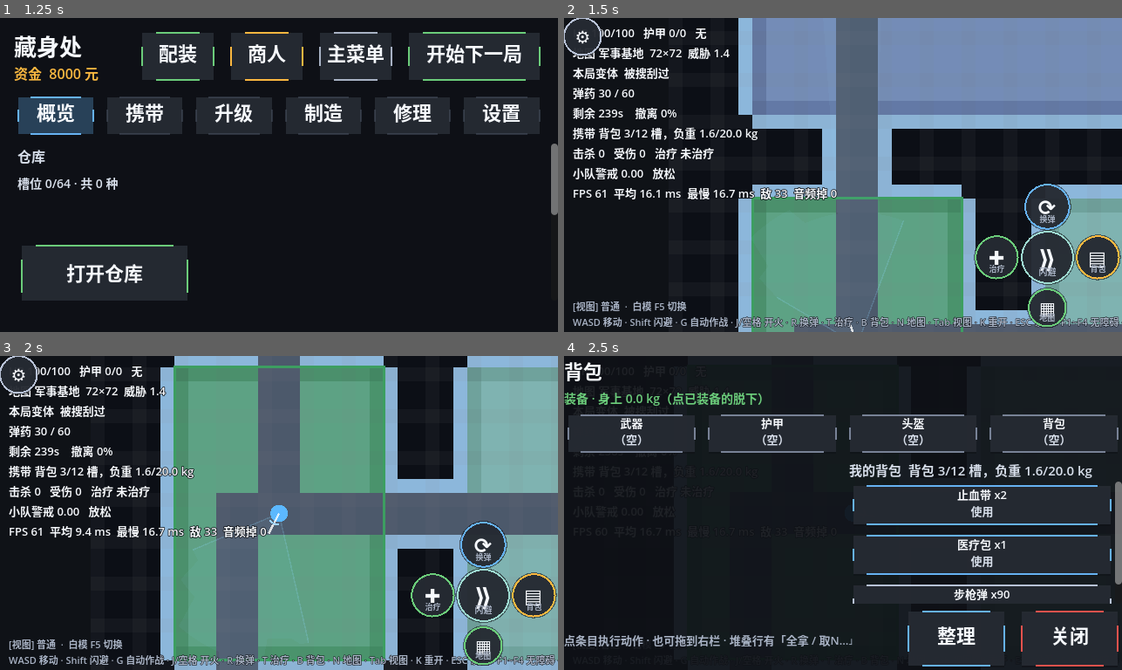
Above: before the commit, frames 1-4 (two rows, left to right).
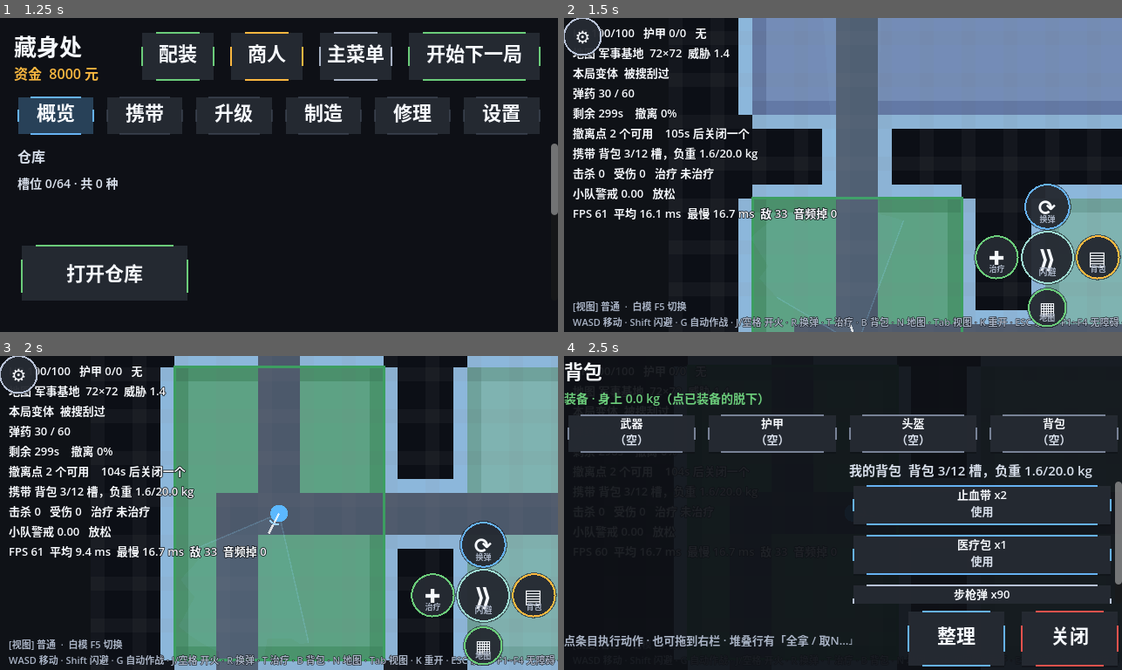
Above: after the commit, the same moments.

Repository: gungnior/SDCgame
Game: Godot game, scene res://view/main_menu.tscn
Same seed, same stepped clock (60 frames per second), same inputs: the game is played once before the commit and once after it.
Inputs (mouse positions are in pixels of both pictures, inside the frame that each line leads up to):
- Up to frame 1 (1.25 s): tap Enter at 0.5 s; drag from (279, 140) to (334, 105) at 0.52 s
- Up to frame 2 (1.5 s): tap Space at 1.25 s; drag from (742, 55) to (815, 237) at 1.27 s
- Up to frame 3 (2 s): no input
- Up to frame 4 (2.5 s): move the mouse to (1049, 544) at 2.02 s; hold D (move_right) from 2.03 s (still down); tap B at 2.1 s; click (1049, 544) at 2.17 s

Frame 1 is identical in both runs. In frame 2, 3.9% of the frame differs, in the area x 1-50%, y 29-65%; in frame 3, 4.0%, in the area x 1-48%, y 29-65%; in frame 4, less than 0.1%.

Commit message:
feat(playability): 时间压力真正生效 —— 地图级时限 + 撤离点分批关闭
可玩性四步之 Step1。门 1 硬证据：一局固定 300s 且**三张图不分大小**
（森林 56² vs 军事基地 72²），实测跑刀 17.6 秒就能撤离、0 击杀、满血
—— 于是「多摸一个箱子还是见好就收」这个品类灵魂抉择**根本没发生过**。

- data/maps.json + MapThemeDef：新增 raid_seconds（森林 180 / 城区 240 /
  军事基地 300）。城区 240 = 原硬编码基线，小图收紧、大图放宽。
  ⚠️ clone() 必须同步（局内变体走 clone，漏了就是「改了没生效」的静默坑）
- RaidSession.start()：seconds <= 0 回退 DEFAULT_RAID_SECONDS。
  ⚠️ 别小看这行 —— 地图没配时限时把 0 灌进 time_left 会「开局即判超时死亡」
- ⭐ 撤离点分批关闭：load_map 时按**离出生点由近到远**排序，前 N-1 个依次
  在 35% / 55% / 75% 时关闭，**最远的那个永不关闭**（保底：全关 = 必死，
  那是挫败不是张力）。贪的代价变成「待会儿要走更远」。
  少于 2 个撤离点的图不做（extract_close_ratios 为空 = 全部常开，向后兼容）
- 新增 is_extract_active / active_extract_count / next_extract_close_in
- view/raid_hud.gd：加「撤离点 N 个可用 + Xs 后关闭一个」预警 ——
  不告诉玩家，他只会觉得撤离点莫名其妙消失（那是 bug 感，不是张力）

验收：verify_all.ps1 -Fast 退出码 0（单元 3149/0 + 集成 105/0 + 数据 0 错 0 警）

Diff:
--- a/data/maps.json
+++ b/data/maps.json
@@ -19,7 +19,8 @@
       "enemy_raider": 1
     },
     "desc": "植被茂密的荒野，感染体多、武装分子少",
-    "stage": "C"
+    "stage": "C",
+    "raid_seconds": 180.0
   },
   {
     "id": "map_urban",
@@ -42,7 +43,8 @@
       "enemy_marksman": 1
     },
     "desc": "废弃街区，宿舍与仓库密集，拾荒者与劫掠者混编",
-    "stage": "C"
+    "stage": "C",
+    "raid_seconds": 240.0
   },
   {
     "id": "map_military",
@@ -66,6 +68,7 @@
       "enemy_brute": 2
     },
     "desc": "守备森严的基地，军械库与实验室，重装单位出没",
-    "stage": "C"
+    "stage": "C",
+    "raid_seconds": 300.0
   }
 ]
--- a/sim/defs/map_theme_def.gd
+++ b/sim/defs/map_theme_def.gd
@@ -26,6 +26,10 @@
 var room_weights: Dictionary = {}    ## room_def_id -> weight
 var enemy_weights: Dictionary = {}   ## enemy_id    -> weight
 var stage: String = "C"
+## 本图一局的时限（秒）。0 或负 = 用 RaidSession 的默认值。
+## ⭐ 为什么要按图给：三张图面积差一倍（56² vs 72²），统一时限等于
+##   小图白给时间、大图来不及搜 —— 见 specs/game-design-doc.md「时间压力」。
+var raid_seconds: float = 0.0
 
 
 static func from_dict(d: Dictionary) -> MapThemeDef:
@@ -40,6 +44,7 @@
 	o.room_weights = (d.get("room_weights", {}) as Dictionary).duplicate()
 	o.enemy_weights = (d.get("enemy_weights", {}) as Dictionary).duplicate()
 	o.stage = str(d.get("stage", "C"))
+	o.raid_seconds = float(d.get("raid_seconds", 0.0))
 	return o
 
 
@@ -104,6 +109,7 @@
 	o.room_weights = room_weights.duplicate()
 	o.enemy_weights = enemy_weights.duplicate()
 	o.stage = stage
+	o.raid_seconds = raid_seconds
 	return o
 
 
--- a/sim/raid/raid_session.gd
+++ b/sim/raid/raid_session.gd
@@ -55,10 +55,18 @@
 var time_left: float = DEFAULT_RAID_SECONDS
 var raid_seconds: float = DEFAULT_RAID_SECONDS
 
-## 撤离点（逻辑格坐标的浮点中心）
+## 撤离点（逻辑格坐标的浮点中心）。load_map 后按「离出生点由近到远」排序。
 var extract_points: Array[Vector2] = []
 var extract_progress: float = 0.0
 var extract_radius: float = 1.5            ## 距离撤离点多少格内算"在撤离"
+
+## ⭐ 撤离点关闭时间窗（可玩性 Step1，2026-10-16）
+## 每个元素 = 该撤离点在「本局已过去 %」时关闭；0 = 常开。
+## 数组为空 = 全部常开（老调用方 / 只有 1 个撤离点的图，行为与改造前逐字一致）。
+## 设计意图：最近的撤离点最先关闭 —— 「多摸一个箱子」的代价是「待会儿要走更远」，
+## 把搜打撤的灵魂抉择（贪 or 撤）真正做出来。最后一个撤离点**永不关闭**（保底，
+## 否则玩家必死，那是挫败不是张力）。
+var extract_close_ratios: Array[float] = []
 
 ## 肉鸽：本局生效的规则变体（2026-10-16）。由 view 层 roll 后注入；
 ## null = 无变体（老路径/单测直接构造 session 时）。
@@ -169,16 +177,50 @@
 func load_map(map: MapGenerator) -> void:
 	_map = map
 	extract_points.clear()
+	extract_close_ratios.clear()
 	if map == null:
 		return
+
+	# 出生点：用来给撤离点排「由近到远」的顺序
+	var spawn := Vector2.ZERO
+	var has_spawn := false
+	for r in map.graph.rooms:
+		if r.room_type == "spawn":
+			spawn = Ballistics.cell_center(r.center)
+			has_spawn = true
+			break
+
+	var pts: Array[Dictionary] = []
 	for r in map.extract_rooms():
-		extract_points.append(Ballistics.cell_center(r.center))
+		var c: Vector2 = Ballistics.cell_center(r.center)
+		pts.append({"pos": c, "d": (c.distance_to(spawn) if has_spawn else 0.0)})
+	pts.sort_custom(func(a: Dictionary, b: Dictionary) -> bool:
+		return float(a["d"]) < float(b["d"]))
+	for p in pts:
+		extract_points.append(p["pos"] as Vector2)
+
+	_assign_extract_windows()
+
+
+## ⭐ 撤离点关闭时间窗：最近的先关，最后一个保底常开。
+## 少于 2 个撤离点时不做（无从取舍，硬关只会变成必死）。
+func _assign_extract_windows() -> void:
+	extract_close_ratios.clear()
+	var n := extract_points.size()
+	if n <= 1:
+		return
+	for k in range(n - 1):
+		extract_close_ratios.append(clampf(0.35 + float(k) * 0.20, 0.0, 0.85))
+	extract_close_ratios.append(0.0)      ## 最远那个：永不关闭（保底）
 
 
 ## 开始一局
 func start(seconds: float = DEFAULT_RAID_SECONDS) -> void:
-	raid_seconds = seconds
-	time_left = seconds
+	# 0 / 负数 = 走默认。⚠️ 别小看这行：地图没配 raid_seconds 时，
+	# 直接把 0 灌进 time_left 会「开局即判超时死亡」，是最难查的一类坑。
+	var s := seconds if seconds > 0.0 else DEFAULT_RAID_SECONDS
+	raid_seconds = s
+	time_left = s
 	extract_progress = 0.0
 	phase = Phase.ACTIVE
 	containers_looted = 0
@@ -214,8 +256,10 @@
 
 	# 撤离判定：站在撤离点范围内需要持续待够 EXTRACT_COUNTDOWN 秒
 	var inside := false
-	for p in extract_points:
-		if player_pos.distance_to(p) <= extract_radius:
+	for i in range(extract_points.size()):
+		if not is_extract_active(i):
+			continue
+		if player_pos.distance_to(extract_points[i]) <= extract_radius:
 			inside = true
 			break
 	if inside:
@@ -228,6 +272,42 @@
 
 func extract_progress_ratio() -> float:
 	return clampf(extract_progress / EXTRACT_COUNTDOWN, 0.0, 1.0)
+
+
+## 第 i 个撤离点现在还开着吗？关闭比例 0（或没有窗口数据）= 常开。
+func is_extract_active(i: int) -> bool:
+	if i < 0 or i >= extract_points.size():
+		return false
+	if i >= extract_close_ratios.size():
+		return true
+	var ratio := float(extract_close_ratios[i])
+	if ratio <= 0.0:
+		return true
+	return (raid_seconds - time_left) < raid_seconds * ratio
+
+
+## 还开着的撤离点有几个
+func active_extract_count() -> int:
+	var n := 0
+	for i in range(extract_points.size()):
+		if is_extract_active(i):
+			n += 1
+	return n
+
+
+## 距离「下一个撤离点关闭」还有多少秒（没有会关闭的点 = -1，供 HUD 预警）
+func next_extract_close_in() -> float:
+	var best := -1.0
+	for i in range(extract_close_ratios.size()):
+		var ratio := float(extract_close_ratios[i])
+		if ratio <= 0.0:
+			continue
+		var left := raid_seconds * ratio - (raid_seconds - time_left)
+		if left <= 0.0:
+			continue
+		if best < 0.0 or left < best:
+			best = left
+	return best
 
 
 ## 搜刮一个容器。table 来自房间类型对应的 loot_table。
--- /dev/null
+++ b/test/suites/s30_playability.gd
@@ -0,0 +1,150 @@
+extends TestSuite
+
+## 可玩性 Step1：时间压力真正生效（2026-10-16 · WorkBuddy）
+##
+## 背景（specs/game-design-doc.md 门 1 的硬证据）：
+##   · 一局固定 300s，且**三张图不分大小**（森林 56² vs 军事基地 72²）；
+##   · 端到端实测跑刀 **17.6 秒**撤离、0 击杀、满血、带出 472 元
+##     —— 于是「多摸一个箱子还是见好就收」这个品类灵魂抉择**根本没发生过**。
+##
+## 本轮改两件事，本套件钉死不许退化：
+##   ① 地图级时限（maps.json 的 raid_seconds），start(0) 必须安全回退；
+##   ② 撤离点分批关闭：**最近的先关，最远的保底常开** —— 贪的代价是待会儿走更远。
+
+
+func register() -> void:
+	_suite("地图级时限：三张图梯度正确 + clone 保留", _test_map_raid_seconds)
+	_suite("start(0) 安全回退默认（绝不「开局即死」）", _test_start_zero_fallback)
+	_suite("撤离点按离出生点由近到远排序", _test_extract_sorted_by_distance)
+	_suite("撤离窗口：最近的先关，最后一个保底常开", _test_extract_windows)
+	_suite("时间流逝后撤离点真的关闭，且不能在那儿撤离", _test_extract_closes_over_time)
+
+
+var _reg: DataRegistry = null
+
+
+func _fresh_reg() -> DataRegistry:
+	if _reg != null:
+		return _reg
+	_reg = DataRegistry.new()
+	var ok: bool = _reg.load_all("C")
+	_check(ok, "DataRegistry.load_all(C) 应零错误")
+	return _reg
+
+
+func _fresh_gen(seed_value: int) -> MapGenerator:
+	var reg := _fresh_reg()
+	var gen := MapGenerator.new()
+	gen.generate(seed_value, reg.room_types)
+	return gen
+
+
+func _fresh_raid(seed_value: int = 31337) -> RaidSession:
+	var reg := _fresh_reg()
+	var rng := SimRng.new(5)
+	var stash := Inventory.new(40, reg.items, 999.0)
+	var raid := RaidSession.new(reg.items, rng, stash)
+	raid.load_map(_fresh_gen(seed_value))
+	return raid
+
+
+## 取地图出生点（撤离点排序的基准）
+func _spawn_of(gen: MapGenerator) -> Vector2:
+	for r in gen.graph.rooms:
+		if r.room_type == "spawn":
+			return Ballistics.cell_center(r.center)
+	return Vector2.ZERO
+
+
+func _test_map_raid_seconds() -> void:
+	var reg := _fresh_reg()
+	var forest: MapThemeDef = reg.get_map("map_forest")
+	var urban: MapThemeDef = reg.get_map("map_urban")
+	var mil: MapThemeDef = reg.get_map("map_military")
+	_check(forest != null and urban != null and mil != null, "三张图都能取到")
+	_check_eq(int(forest.raid_seconds), 180, "森林 56x56 → 180 秒")
+	_check_eq(int(urban.raid_seconds), 240, "城区 64x64 → 240 秒（旧的硬编码基线）")
+	_check_eq(int(mil.raid_seconds), 300, "军事基地 72x72 → 300 秒")
+	_check(forest.raid_seconds < urban.raid_seconds
+			and urban.raid_seconds < mil.raid_seconds,
+			"面积越大时限越长 —— 小图不再白给时间")
+
+	# clone() 必须带上：局内变体（RunModifiers）走 clone()，漏了就静默退回默认，
+	# 而且是「看起来改了其实没生效」那类最难查的坑。
+	var c: MapThemeDef = forest.clone()
+	_check_eq(int(c.raid_seconds), int(forest.raid_seconds), "clone() 保留 raid_seconds")
+
+
+func _test_start_zero_fallback() -> void:
+	var raid := _fresh_raid()
+	raid.start(0.0)
+	_check(raid.time_left > 0.0, "start(0) 应回退默认，而不是把 time_left 灌成 0")
+	_check_eq(int(raid.time_left), int(RaidSession.DEFAULT_RAID_SECONDS),
+			"回退值 = DEFAULT_RAID_SECONDS")
+	_check_eq(raid.phase_name(), "ACTIVE", "start 后 ACTIVE，没有「开局即判超时死亡」")
+
+
+func _test_extract_sorted_by_distance() -> void:
+	var gen := _fresh_gen(31337)
+	var spawn := _spawn_of(gen)
+	var raid := _fresh_raid(31337)
+	_check(raid.extract_points.size() >= 2,
+			"至少 2 个撤离点（实际 %d 个）" % raid.extract_points.size())
+	var prev := -1.0
+	var i := 0
+	for p in raid.extract_points:
+		var d: float = p.distance_to(spawn)
+		_check(d >= prev - 0.001,
+				"第 %d 个撤离点比上一个远（%.1f >= %.1f）—— 由近到远排序" % [i, d, prev])
+		prev = d
+		i += 1
+
+
+func _test_extract_windows() -> void:
+	var raid := _fresh_raid()
+	var n := raid.extract_points.size()
+	_check(n >= 2, "至少 2 个撤离点（实际 %d 个）" % n)
+	if n < 2:
+		return
+	_check_eq(raid.extract_close_ratios.size(), n, "每个撤离点都有一个关闭比例")
+	_check(float(raid.extract_close_ratios[n - 1]) <= 0.0,
+			"最远的撤离点永不关闭（保底，否则玩家必死 —— 那是挫败不是张力）")
+	for i in range(n - 1):
+		var r := float(raid.extract_close_ratios[i])
+		_check(r > 0.0, "第 %d 个撤离点会在 %.0f%% 时关闭" % [i, r * 100.0])
+		if i > 0:
+			_check(r > float(raid.extract_close_ratios[i - 1]),
+					"关闭时间依次推后（近的先关）")
+	_check_eq(raid.active_extract_count(), n, "开局时全部撤离点都开着")
+
+
+func _test_extract_closes_over_time() -> void:
+	var raid := _fresh_raid()
+	var n := raid.extract_points.size()
+	if n < 2:
+		return
+	raid.start(100.0)
+	var ratio: float = float(raid.extract_close_ratios[0])
+	var close_at := 100.0 * ratio
+
+	# 关闭之前：还开着，且 HUD 预警为正
+	raid.tick(close_at - 2.0, Vector2(1000.0, 1000.0))
+	_check(raid.is_extract_active(0), "%.0f%% 之前，最近的撤离点还开着" % (ratio * 100.0))
+	_check(raid.next_extract_close_in() > 0.0,
+			"HUD 预警：还有 %.1f 秒关闭" % raid.next_extract_close_in())
+
+	# 关闭之后：不再可用
+	raid.tick(4.0, Vector2(1000.0, 1000.0))
+	_check(not raid.is_extract_active(0), "过了 %.0f%% 后，最近的撤离点已关闭" % (ratio * 100.0))
+	_check(raid.active_extract_count() < n, "可用撤离点变少了")
+	_check(raid.is_extract_active(n - 1), "保底的那个仍然开着")
+
+	# 站在已关闭的撤离点上：进度不涨（不能偷偷撤出去）
+	var closed_pt: Vector2 = raid.extract_points[0]
+	raid.tick(3.0, closed_pt)
+	_check_eq(raid.extract_progress, 0.0, "站在已关闭的撤离点 → 进度 0")
+
+	# 走到保底撤离点：仍然能撤
+	var last_pt: Vector2 = raid.extract_points[n - 1]
+	raid.tick(RaidSession.EXTRACT_COUNTDOWN + 0.5, last_pt)
+	_check_eq(raid.phase_name(), "EXTRACTED", "保底撤离点照样能撤出去")
--- a/view/raid_hud.gd
+++ b/view/raid_hud.gd
@@ -149,6 +149,14 @@
 		lines.append("装备 %s" % eqt)
 	lines.append("剩余 %ds    撤离 %.0f%%" % [
 		int(raid.time_left), raid.extract_progress_ratio() * 100.0])
+	# ⭐ 撤离点关闭预警（可玩性 Step1）：不提前告诉玩家「有个点要关了」，
+	#   他只会觉得撤离点莫名其妙消失 —— 那是 bug 感，不是张力。
+	var ex_left: float = raid.next_extract_close_in()
+	if ex_left > 0.0:
+		lines.append("撤离点 %d 个可用    %.0fs 后关闭一个" % [
+			raid.active_extract_count(), ex_left])
+	elif raid.active_extract_count() < raid.extract_points.size():
+		lines.append("撤离点仅剩 %d 个（最近的已关闭）" % raid.active_extract_count())
 	lines.append("携带 %s" % raid.carry.summary())
 	lines.append("击杀 %d   受伤 %d   治疗 %s" % [
 		raid.enemies_killed, vitals.total_damage_taken, scene.medical.status_text()])
--- a/view/raid_scene.gd
+++ b/view/raid_scene.gd
@@ -479,7 +479,9 @@
 	raid.load_map(gen)
 	# 肉鸽：把本局变体挂进 session（HUD / 容器抽取的唯一真源）
 	raid.run_mods = run_mods
-	raid.start(240.0)
+	# ⭐ 地图级时限（可玩性 Step1）：三张图面积差一倍，统一时限等于
+	#   小图白给时间、大图来不及搜。0 = 地图没配，走 RaidSession 默认。
+	raid.start(0.0 if theme == null else theme.raid_seconds)
 
 	# ⭐ 装备系统：把藏身处的**配装**接进本局。
 	#    这一步让"死亡掉装备"真正有承担物：
Not shown, changed: specs/workboard.md
